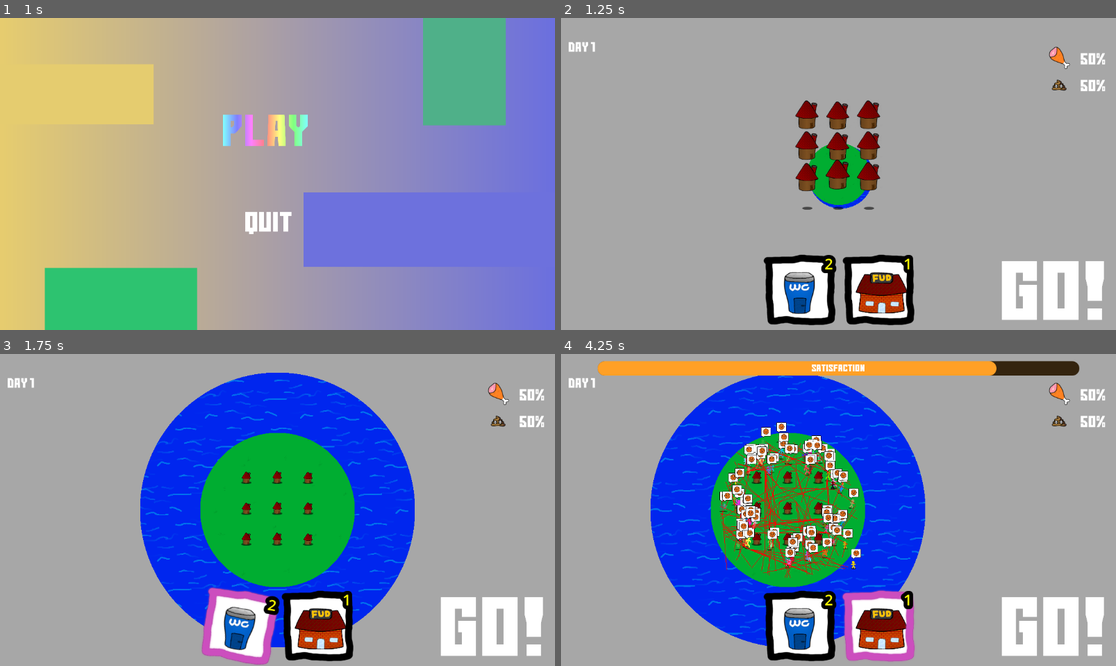
Above: before the commit, frames 1-4 (two rows, left to right).
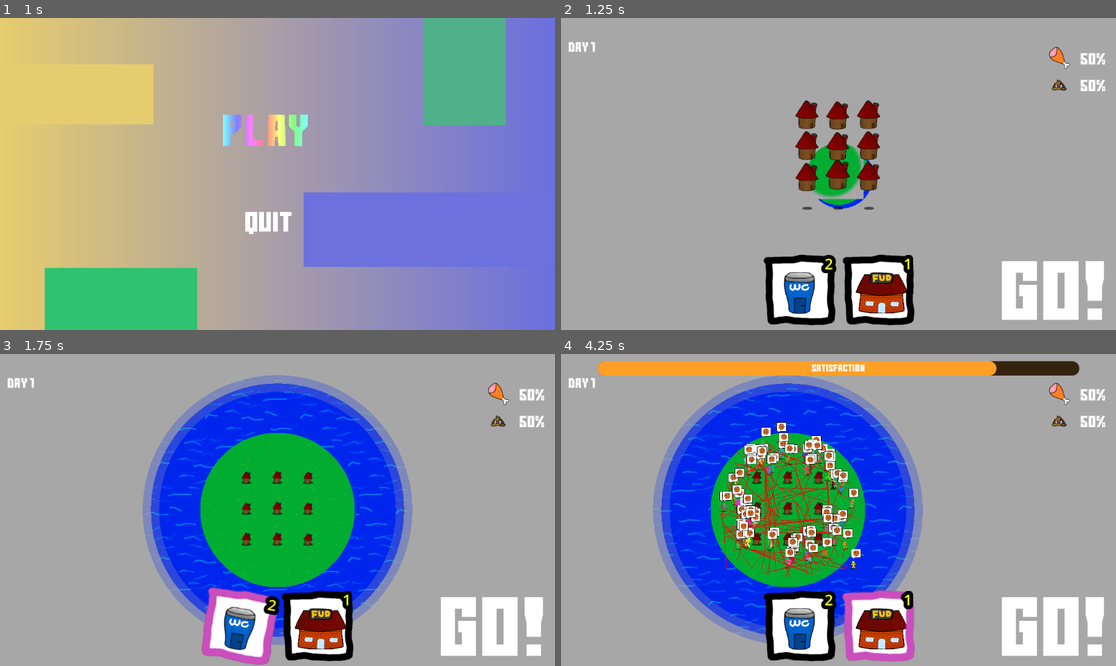
Above: after the commit, the same moments.

Repository: Viggzta/gmtk-jam-2024
Game: Godot game, scene res://main_menu.tscn
Two runs of this game, one before a commit and one after it. Both use one fixed random seed, a clock stepped at 60 frames per second and the inputs below. Sound files missing from this copy of the repository are replaced by a short silence.
Inputs (mouse positions are in pixels of both pictures, inside the frame that each line leads up to):
- Up to frame 1 (1 s): click (271, 130) at 0.5 s
- Up to frame 2 (1.25 s): no input
- Up to frame 3 (1.75 s): click "2" at 1.25 s
- Up to frame 4 (4.25 s): click "1" at 2 s; click (1054, 625) at 2.75 s; tap Enter at 3.5 s; move the mouse to (805, 478) at 3.52 s; press the mouse at (805, 478) at 3.53 s; hold D (right) from 3.53 s (still down)

Frame 1 is identical in both runs. In frame 2, 0.3% of the frame differs, in the area x 45-55%, y 40-59%; in frame 3, 7.5%; in frame 4, 7.6%, in the area x 16-66%, y 6-94%.

Commit message:
Fox of war

Diff:
--- a/src/scenes/levels/the_level.gd
+++ b/src/scenes/levels/the_level.gd
@@ -9,6 +9,8 @@
 @onready var navmesh: NavigationRegion2D = $Navmesh
 @onready var background_rect: ColorRect = $BackgroundControl/ColorRectPlatform
 @onready var water_rect: ColorRect = $BackgroundControl/ColorRectWater
+@onready var fog_rect: ColorRect = $BackgroundControl/ColorRectFog
+
 
 
 @export var buildable_radius: float = 2
@@ -118,6 +120,8 @@
 	get_tree().create_tween().tween_property(background_rect, "position", Vector2(-r, -r), 0.5).set_trans(Tween.TRANS_ELASTIC)
 	get_tree().create_tween().tween_property(water_rect, "size", Vector2(r2 * 2, r2 * 2), 0.5).set_trans(Tween.TRANS_ELASTIC)
 	get_tree().create_tween().tween_property(water_rect, "position", Vector2(-r2, -r2), 0.5).set_trans(Tween.TRANS_ELASTIC)
+	get_tree().create_tween().tween_property(fog_rect, "size", Vector2(r2 * 2, r2 * 2), 0.5).set_trans(Tween.TRANS_ELASTIC)
+	get_tree().create_tween().tween_property(fog_rect, "position", Vector2(-r2, -r2), 0.5).set_trans(Tween.TRANS_ELASTIC)
 
 func _ready() -> void:
 	Globals.current_state = Globals.GameState.Setup
--- a/src/scenes/levels/the_level.tscn
+++ b/src/scenes/levels/the_level.tscn
@@ -1,18 +1,19 @@
-[gd_scene load_steps=15 format=3 uid="uid://7q2324t0mnuw"]
+[gd_scene load_steps=16 format=3 uid="uid://7q2324t0mnuw"]
 
 [ext_resource type="Script" path="res://scenes/levels/the_level.gd" id="1_vl667"]
 [ext_resource type="PackedScene" uid="uid://d3r14xo6jdyqj" path="res://scenes/camera.tscn" id="2_1diri"]
 [ext_resource type="Script" path="res://scenes/levels/background_control.gd" id="2_s734i"]
 [ext_resource type="PackedScene" uid="uid://clr8o4motkuy8" path="res://scenes/ui/hud.tscn" id="4_2f8vd"]
-[ext_resource type="PackedScene" uid="uid://1aye1f1hfbhr" path="res://scenes/ui/satisfaction_ui.tscn" id="4_26rng"]
-[ext_resource type="PackedScene" uid="uid://dfnehc2jieral" path="res://scenes/ui/upcoming needs ui.tscn" id="4_ht8ao"]
+[ext_resource type="PackedScene" path="res://scenes/ui/satisfaction_ui.tscn" id="4_26rng"]
+[ext_resource type="PackedScene" path="res://scenes/ui/upcoming needs ui.tscn" id="4_ht8ao"]
 [ext_resource type="PackedScene" uid="uid://ci78tpn52jqrb" path="res://scenes/ui/settings_control.tscn" id="4_v4ej8"]
 [ext_resource type="Material" uid="uid://2nan6h7ds1xj" path="res://scripts/level_base/background_material.tres" id="5_dbp6e"]
 [ext_resource type="AudioStream" uid="uid://deogsrqi7jxd" path="res://audio/music/song1.wav" id="6_mrrr6"]
 [ext_resource type="PackedScene" uid="uid://dlt5hvje4cgux" path="res://scenes/ui/action_bar.tscn" id="7_56pmc"]
 [ext_resource type="Script" path="res://scenes/levels/music_player.gd" id="7_ouja1"]
-[ext_resource type="PackedScene" uid="uid://dc2yesmdvvnvq" path="res://scenes/ui/day_ui.tscn" id="8_yypo5"]
-[ext_resource type="Material" uid="uid://cqqsr00su2lhj" path="res://scripts/level_base/backestground_material.tres" id="10_20baa"]
+[ext_resource type="PackedScene" path="res://scenes/ui/day_ui.tscn" id="8_yypo5"]
+[ext_resource type="Material" uid="uid://c2jvxc03e5iwf" path="res://scripts/level_base/backestground_material.tres" id="10_20baa"]
+[ext_resource type="Material" uid="uid://bewh4cwwk081y" path="res://scripts/level_base/fog_material.tres" id="11_l824i"]
 
 [sub_resource type="NavigationPolygon" id="NavigationPolygon_rxodp"]
 vertices = PackedVector2Array(47, -16, 32628.4, 18074.1, -27086.6, 18241.9, -49, -16, -30196.4, -20093.7, -49, -125, 33389.6, -22223.3, 47, -125)
@@ -109,6 +110,22 @@
 grow_vertical = 2
 metadata/_edit_use_anchors_ = true
 
+[node name="ColorRectFog" type="ColorRect" parent="BackgroundControl"]
+material = ExtResource("11_l824i")
+layout_mode = 1
+anchors_preset = 8
+anchor_left = 0.5
+anchor_top = 0.5
+anchor_right = 0.5
+anchor_bottom = 0.5
+offset_left = -330.0
+offset_top = -330.0
+offset_right = 170.0
+offset_bottom = 170.0
+grow_horizontal = 2
+grow_vertical = 2
+metadata/_edit_use_anchors_ = true
+
 [node name="Camera" parent="." instance=ExtResource("2_1diri")]
 
 [node name="Navmesh" type="NavigationRegion2D" parent="."]
--- /dev/null
+++ b/src/scripts/level_base/fog.gdshader
@@ -0,0 +1,18 @@
+shader_type canvas_item;
+render_mode world_vertex_coords;
+
+uniform vec4 inColor : source_color = vec4(1.0);
+
+void fragment() {
+    vec2 viewport_size = 1.0 / SCREEN_PIXEL_SIZE;
+    float aspect_ratio = viewport_size.x / viewport_size.y;
+
+    vec2 position = (UV - 0.5) * aspect_ratio;
+
+    float circle = step(0.49, length(UV - 0.5));
+	float circle2 = step(0.46, length(UV - 0.5)) * 0.5;
+	float circle3 = step(0.43, length(UV - 0.5)) * 0.25;
+	float circle99 = circle + circle2 + circle3;
+
+    COLOR = vec4(inColor.rgb, inColor.a * circle99);
+}
--- /dev/null
+++ b/src/scripts/level_base/fog_material.tres
@@ -0,0 +1,7 @@
+[gd_resource type="ShaderMaterial" load_steps=2 format=3 uid="uid://bewh4cwwk081y"]
+
+[ext_resource type="Shader" path="res://scripts/level_base/fog.gdshader" id="1_6kt8c"]
+
+[resource]
+shader = ExtResource("1_6kt8c")
+shader_parameter/inColor = Color(0.654902, 0.654902, 0.654902, 1)
Binary file changed: src/art/grass.png
